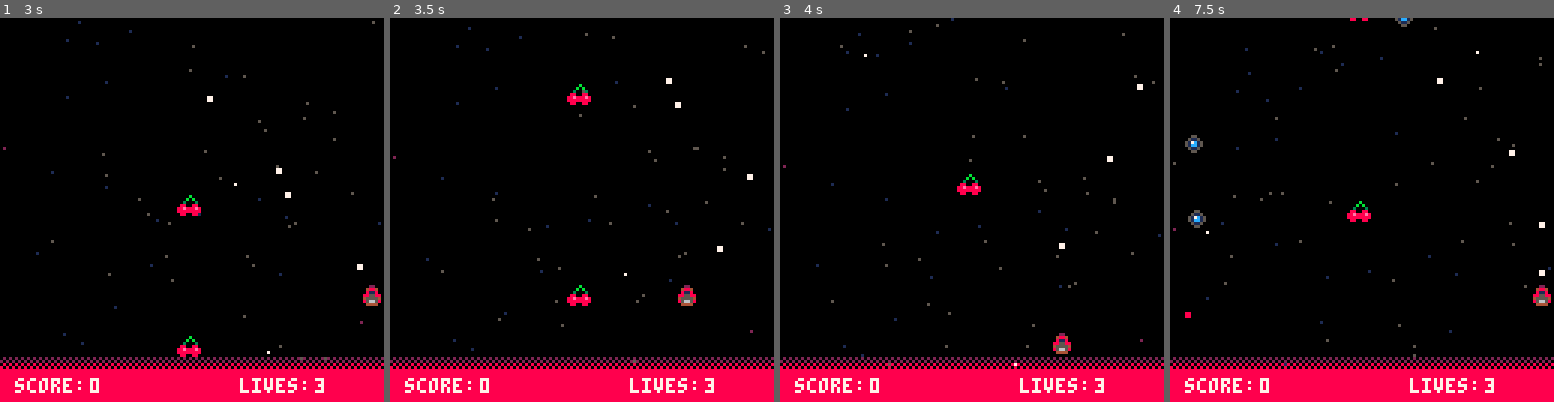
Above: before the commit, frames 1-4 (left to right).
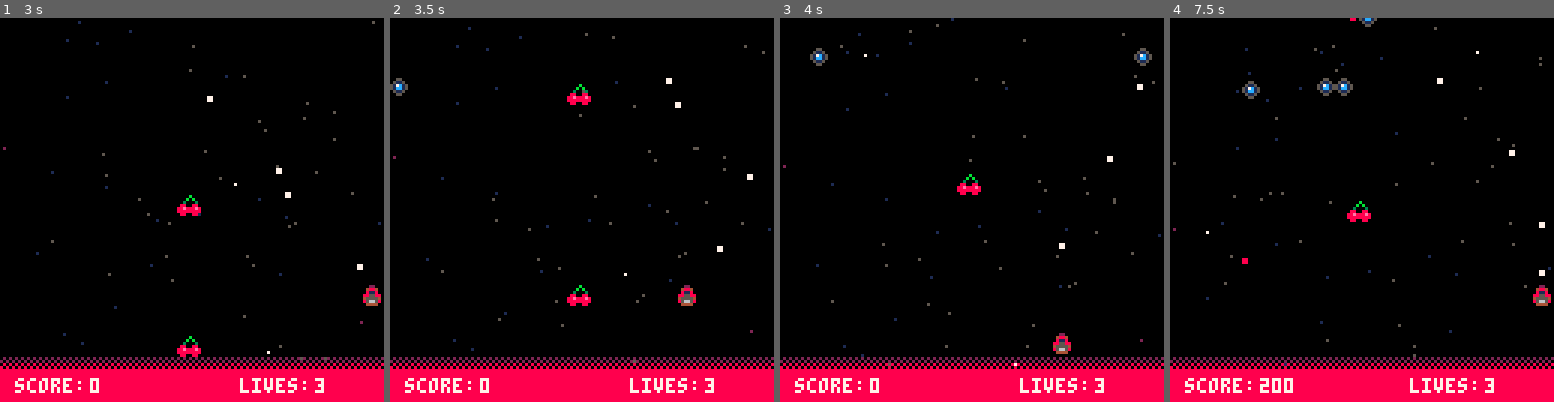
Above: after the commit, the same moments.

Repository: kris-pearman/Space-Fluff
Game: PICO-8 cartridge game.p8
Same seed, same stepped clock (60 frames per second), same inputs: the game is played once before the commit and once after it.
Inputs:
- Up to frame 1 (3 s): tap X (X key) at 0.33, 1.07, 1.85, 2.97 s; tap O (Z key) at 0.7, 1.7, 2.1, 2.5, 2.9 s; hold Right 1.6-2.1 s; hold Up 2.15-2.42 s; hold Right from 2.47 s (still down)
- Up to frame 2 (3.5 s): release Right at 3.03 s; hold Left from 3.08 s (still down); tap O (Z key) at 3.3 s
- Up to frame 3 (4 s): release Left at 3.58 s; hold Down 3.63-3.97 s; tap O (Z key) at 3.7 s
- Up to frame 4 (7.5 s): hold Right 4.02-4.68 s; tap X (X key) every 1.12 s from 4.08 to 7.43 s; tap O (Z key) every 0.4 s from 4.1 to 7.3 s; hold Up 4.73-5.03 s; hold Left 5.08-5.68 s; hold Down 5.73-6.03 s; hold Right 6.08-6.58 s; hold Right 6.63-7.13 s; hold Up 7.18-7.45 s

Frame 1 is identical in both runs. In frame 2, 0.1% of the frame differs, in the area x 0-5%, y 15-21%; in frame 3, 0.3%; in frame 4, 1.1%, in the area x 3-64%, y 0-98%.

Commit message:
Create ai pathing functionality

Diff:
--- a/game.p8
+++ b/game.p8
@@ -9,14 +9,17 @@
     event_timeline = {}
     game_state = "title"
     hi_score=0
-    create_events("enemy1", 2, 100, 75 ,10,-20)
-    create_events("enemy1", 1, 300, 75,80,-20)
-    create_events("enemy1", 1, 350, 75 ,30,-20)
-    create_events("enemy1", 1, 350, 75,100,-20)
-    create_events("enemy1", 4, 600, 60 ,40,-20)
-    create_events("enemy1", 4, 600, 60, 80,-20)
-    create_events("enemy1", 1, 850, 75 ,50,-20)
-    create_events("enemy1", 1, 950, 75, 80,-20)
+    create_events("enemy1", 2, 100, 75 ,10,-20,1)
+    create_events("enemy1", 1, 300, 75,80,-20,1)
+    create_events("enemy1", 1, 350, 75 ,30,-20,1)
+    create_events("enemy1", 1, 350, 75,100,-20,1)
+    create_events("enemy1", 4, 600, 60 ,40,-20,1)
+    create_events("enemy1", 4, 600, 60, 80,-20,1)
+    create_events("enemy1", 1, 850, 75 ,50,-20,1)
+    create_events("enemy1", 1, 950, 75, 80,-20,1)
+    create_events("enemy1", 1, 50, 75, -20,40,4)
+    create_events("enemy1", 1, 50, 75, 148,20,5)
+
     init_session()
 
 
@@ -28,7 +31,6 @@
     bullets={}
     powerups={}
     cur_frame=0
-    init_star_array()
     background_initialised = 0
     background_array = {}
     background_tile_1_offset = 128
@@ -131,35 +133,22 @@
 -->8
 --creation functions
 
-function init_star_array ()
-    star_array = {}
-    for i=1,17 do
-        star_array[i] = 52
-        i+= 1
-    end
-    for i=12,14 do
-        star_array[i] = 51
-        i+=1
-    end
-    for i=14,15 do
-        star_array[i] = 50
-        i+=1
-    end
-    for i=15,16 do
-        star_array[i] = 49
-    end
-    for i=16,17 do
-        star_array[i] = 53
-    end
-end
-
-function create_events(eventType, quantity, initialFrame, frequency,x,y)
+function create_enemy_data()
+    local enemy_one = {}
+    enemy_one.path = {{20,10},{15,30},{100,20}}
+    enemy_one.exit_d = "down"
+    enemy_one.exit_s = 1
+    return enemy_one
+end
+
+function create_events(eventType, quantity, initialFrame, frequency,x,y,direction)
     for i=1,quantity do
         local event = {}
         event.eventType = eventType
         event.startFrame = initialFrame + (i*frequency)
         event.x = x
         event.y = y
+        event.d = direction
         add(event_timeline, event)
     end
 end
@@ -207,7 +196,7 @@
     sfx(0)
 end
 
-function spawn_enemy_event(x, y)
+function spawn_enemy_event(x, y,direction)
     local enemy={}
     enemy.alive=true
     enemy.x=x
@@ -216,7 +205,7 @@
     enemy.tick_count=1 --used to calculate how often the enemys move updates, change this to change how often the enemy updates
     enemy.value=200
     enemy.counter=0
-    enemy.direction=1
+    enemy.direction=direction
     enemy.spawn_time = cur_frame-1
     enemy.attack={}
     enemy.attack.freq = 0
@@ -225,6 +214,8 @@
     enemy.attack.sprite = 0
     enemy.height = 6
     enemy.width = 6
+    enemy.type = "enemy1"
+    enemy.logic = create_enemy_data()
     add(enemies, enemy)
 end
 
@@ -232,7 +223,7 @@
 function check_event_timeline()
     for event in all(event_timeline) do
         if(event.eventType=="enemy1" and cur_frame==event.startFrame) then
-            spawn_enemy_event(event.x,event.y)
+            spawn_enemy_event(event.x,event.y,event.d)
         end
     end
 end
@@ -333,29 +324,46 @@
     end
 end
 
-function check_enemy_moves(enemy)
+
+function check_enemy_moves(enemy)  --needs reworking but this controls basic movement
     if enemy.tick_count%4 == 0 then
         enemy.tick_count = 1
-        if  (enemy.counter < 5 and enemy.direction == 1)  then
-            move_enemy_right(enemy)
-        else
-            enemy.direction = 0
-        end
-
-        if enemy.direction == 0 then
-            move_enemy_left(enemy)
-
-            if enemy.counter <-5 then
-                enemy.direction = 1
-            end
-        end
-        move_enemy_down(enemy)
-    end
-
-end
+        for coord in all(enemy.logic.path) do
+            local x = coord[1]
+            local y = coord[2]
+
+            if enemy.x > x then
+                move_enemy_left(enemy)
+            elseif enemy.x < x then
+                move_enemy_right(enemy)
+            end
+                if enemy.y < y then
+                move_enemy_down(enemy)
+            elseif enemy.y > y then
+                move_enemy_up(enemy)
+            end
+
+            if enemy.x == x then
+                if enemy.y == y then
+                    del(enemy.logic.path, coord)
+                end
+            end
+            return
+        end
+        if #enemy.logic.path == 0 then
+            move_enemy_down(enemy)
+        end
+    end
+end
+
 function move_enemy_down(enemy)
     enemy.y+=enemy.speed
 end
+
+function move_enemy_up(enemy)
+    enemy.y-=enemy.speed
+end
+
 function move_enemy_right(enemy)
     enemy.x+=enemy.speed
     enemy.counter += 1
